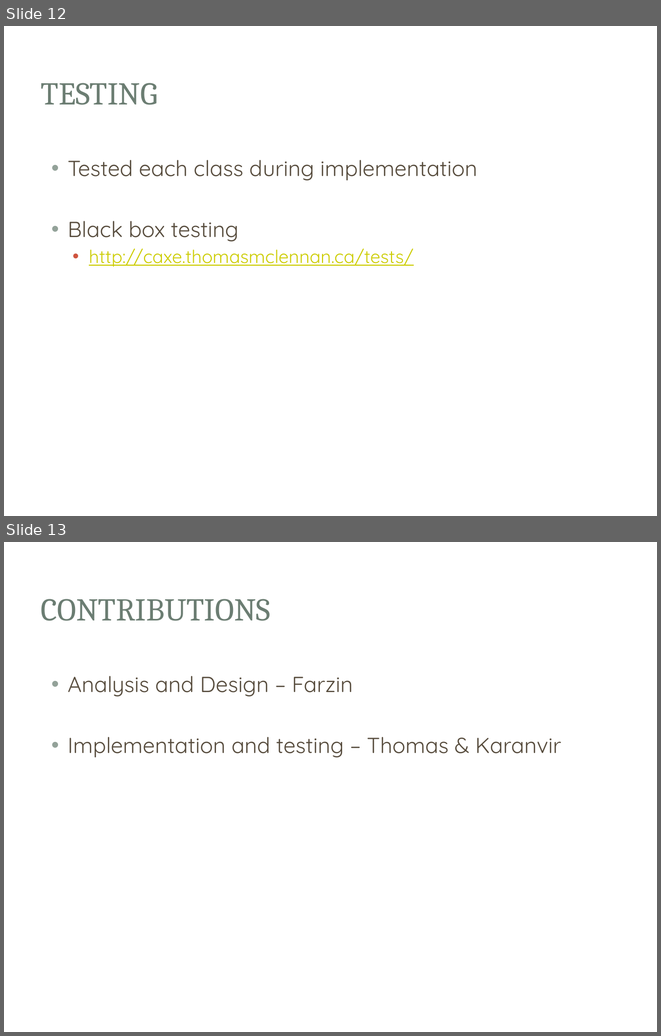
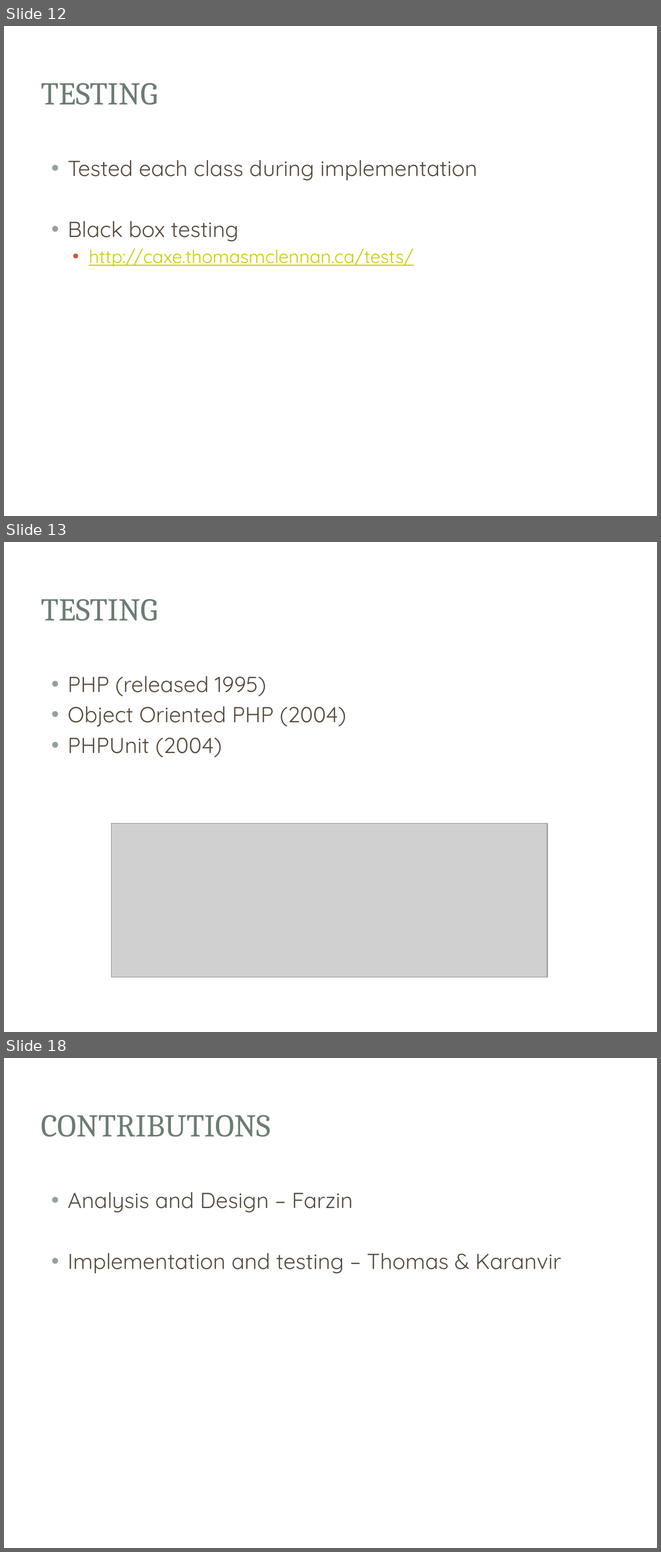
Before and after one commit to Exac/COMP370, a slide deck: presentation/COMP370_Project.pptx. Shown one above the other, each under a label of ours: slides 12 and 13 before the commit, slides 12, 13 and 18 after it; the slides between them are not shown. The pictures are 661x1036 and 661x1552 pixels, drawn with LibreOffice and Linux fonts; fonts in the diff are those of the drawing; grey boxes stand for pictures; background and template pictures are left out. Boxes give left, top, right and bottom in pixels: in the first picture for what was removed or moved away, otherwise in the second. Text is boxed around its words. In the diff, an @@ line names an element or a change of style, - is before the commit and + after.

```diff
--- a/presentation/COMP370_Project.pptx
+++ b/presentation/COMP370_Project.pptx
@@ slide 13 added at (x1=4, y1=542, x2=657, y2=1032), background picture (left out); not listed: 3 template elements that a slide beside it also shows @@
@@ title added at (x1=41, y1=599, x2=158, y2=621), 35 pt, text #6B7D72 @@
+TESTING
@@ text added at (x1=68, y1=676, x2=346, y2=757), 24 pt, text #564B3C @@
+• PHP (released 1995)
+• Object Oriented PHP (2004)
+• PHPUnit (2004)
@@ picture added at (x1=111, y1=823, x2=547, y2=976) @@
@@ what was slide 13 is now slide 18 @@
```
Also in this commit, not shown: 4 other slides added, 1 other file.
